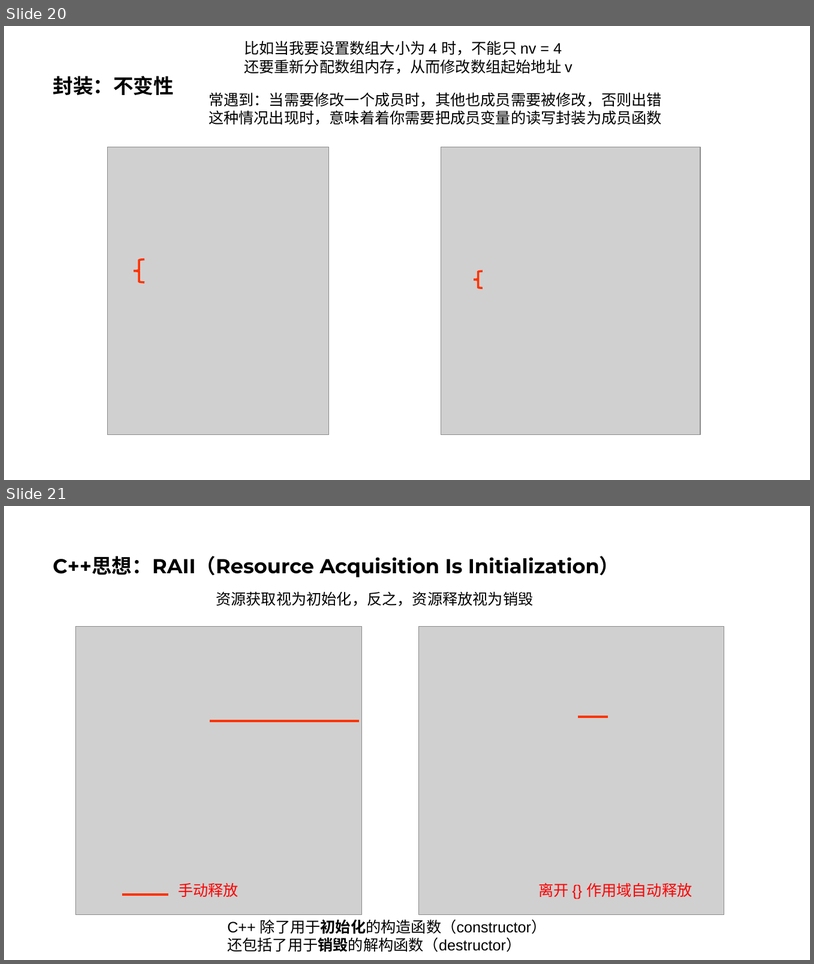
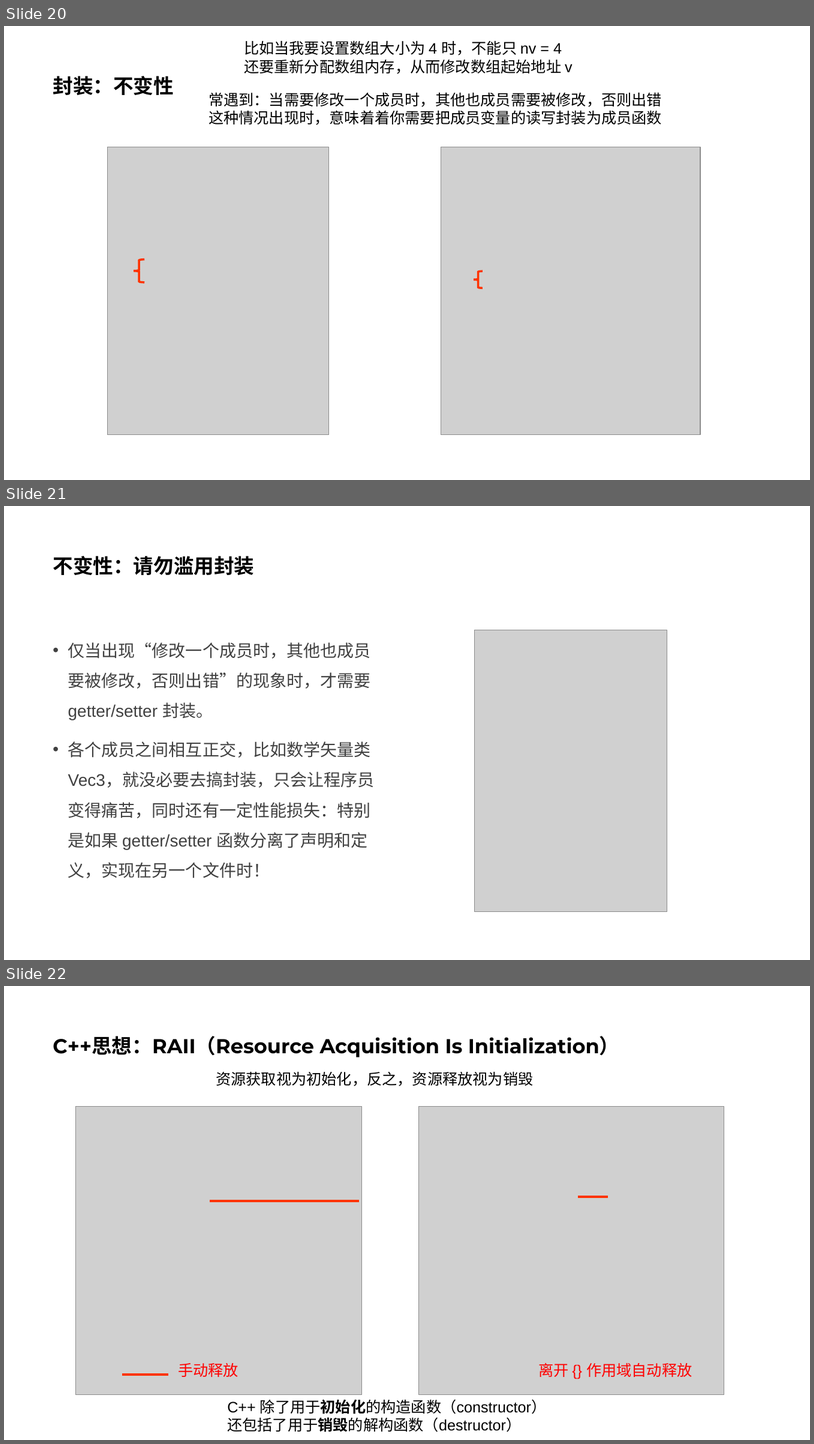
Before and after one commit to parallel101/course, a slide deck: 02/slides.pptx. Shown one above the other, each under a label of ours: slides 20 and 21 before the commit, slides 20, 21 and 22 after it. The pictures are 814x964 and 814x1444 pixels, drawn with LibreOffice and Linux fonts; fonts in the diff are those of the drawing; grey boxes stand for pictures. Boxes give left, top, right and bottom in pixels: in the first picture for what was removed or moved away, otherwise in the second. Text is boxed around its words. In the diff, an @@ line names an element or a change of style, - is before the commit and + after.

```diff
--- a/02/slides.pptx
+++ b/02/slides.pptx
@@ slide 21 added at <box>4,506,810,960</box>, background #FFFFFF @@
@@ title added at <box>53,556,254,575</box>, 24 pt, text #000000, bold @@
+不变性：请勿滥用封装
@@ picture added at <box>475,630,668,912</box> @@
@@ text added at <box>68,642,375,878</box>, 20 pt, text #404040 @@
+• 仅当出现“修改一个成员时，其他也成员要被修改，否则出错”的现象时，才需要getter/setter 封装。
+• 各个成员之间相互正交，比如数学矢量类 Vec3，就没必要去搞封装，只会让程序员变得痛苦，同时还有一定性能损失：特别是如果 getter/setter 函数分离了声明和定义，实现在另一个文件时！
@@ what was slide 21 is now slide 22 @@
```
Also in this commit, not shown: 5 slides changed, 1 other slide added, 6 other files.
